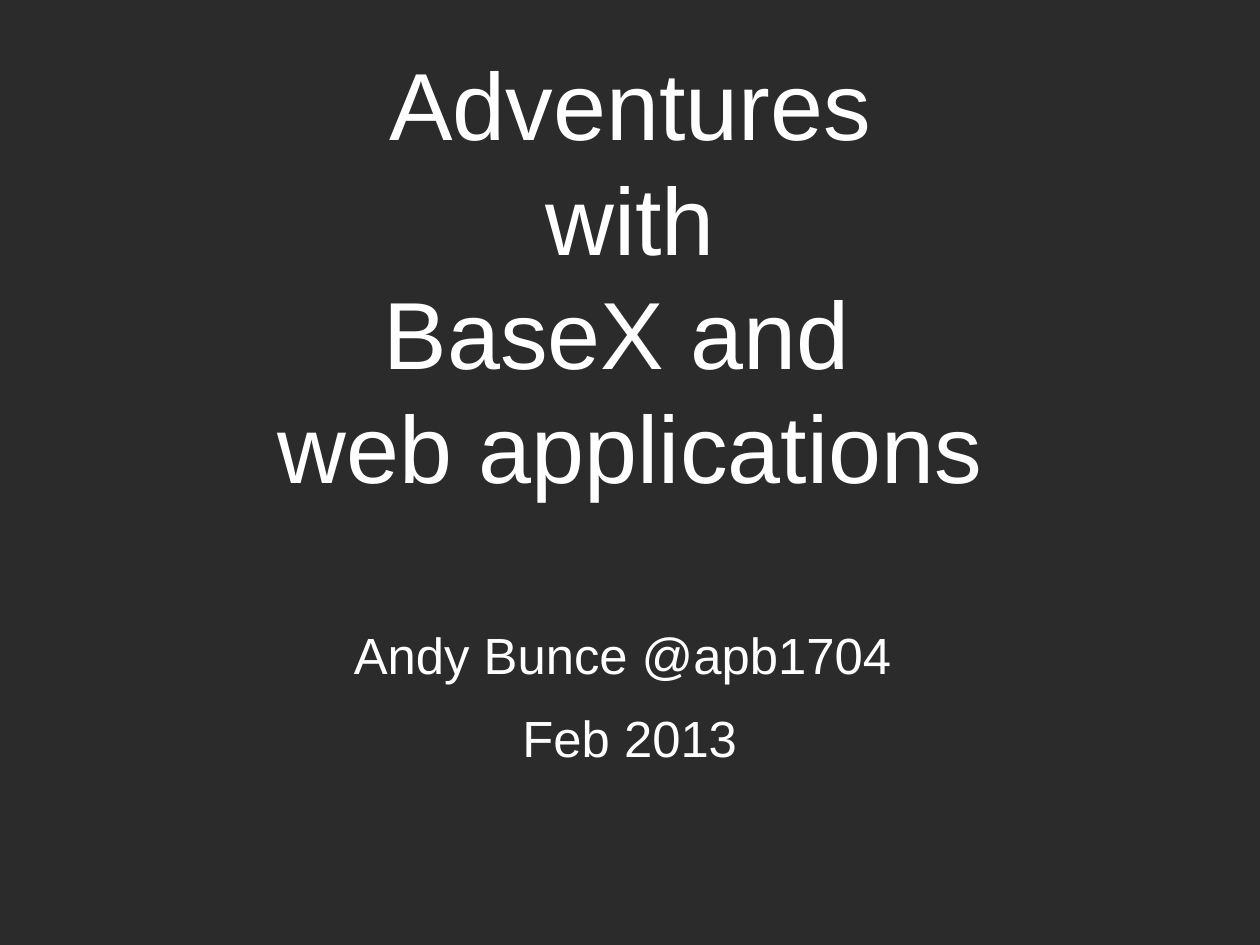
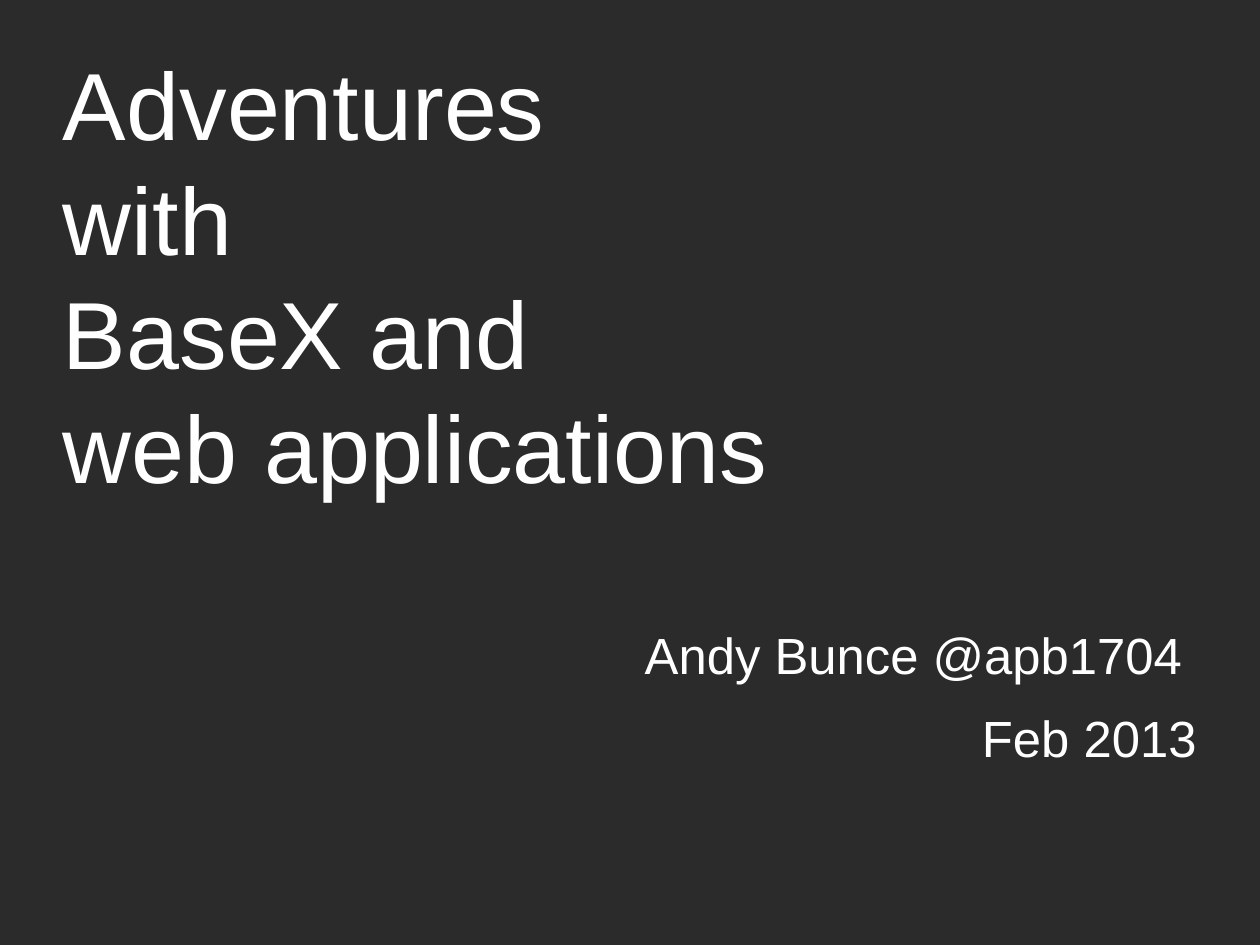
Before and after one commit to apb2006/graphxq, a slide deck: slide 1 of src/graphxq/talk/BaseX-user-group-talk.odp. Drawn at 1260x945 pixels with LibreOffice and Linux fonts; fonts in the diff are those of the drawing; background and template pictures are left out; a plain dark background stands for a picture behind light text. Boxes give left, top, right and bottom in pixels: in the first picture for what was removed or moved away, otherwise in the second. Text is boxed around its words. In the diff, an @@ line names an element or a change of style, - is before the commit and + after.

```diff
--- a/src/graphxq/talk/BaseX-user-group-talk.odp
+++ b/src/graphxq/talk/BaseX-user-group-talk.odp
@@ title "Adventures with BaseX and web ..." at [63,71,767,500]: alignment centre to left @@
@@ text "Andy Bunce @apb1704" at [645,637,1197,758]: alignment centre to right @@
```
Also in this commit, not shown: 16 other slides changed, 8 slides added, 8 slides removed, 15 other files.
